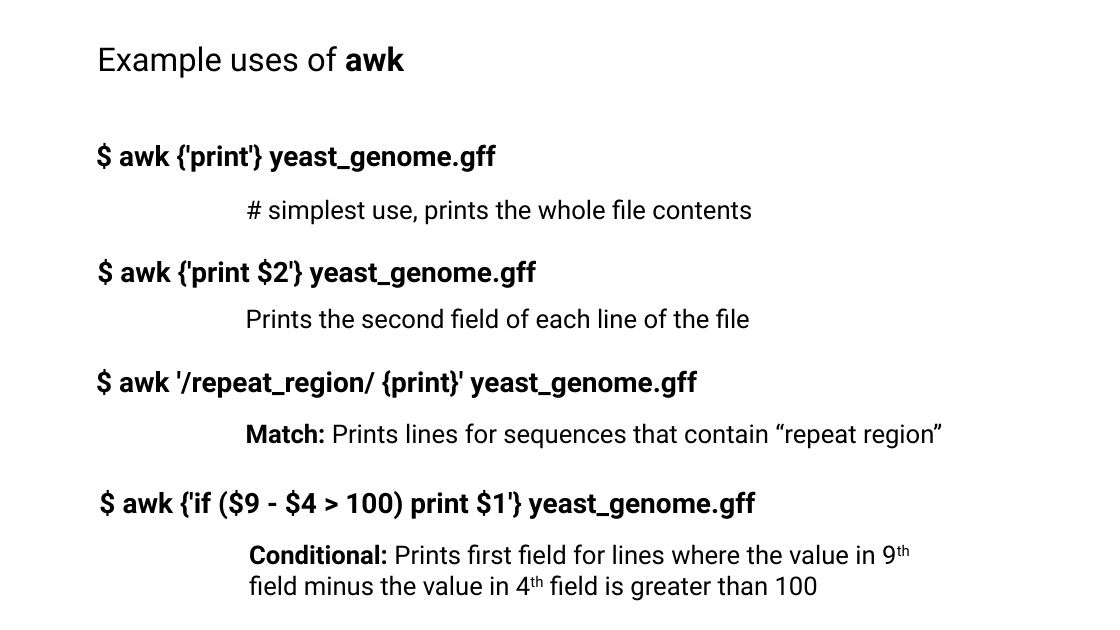
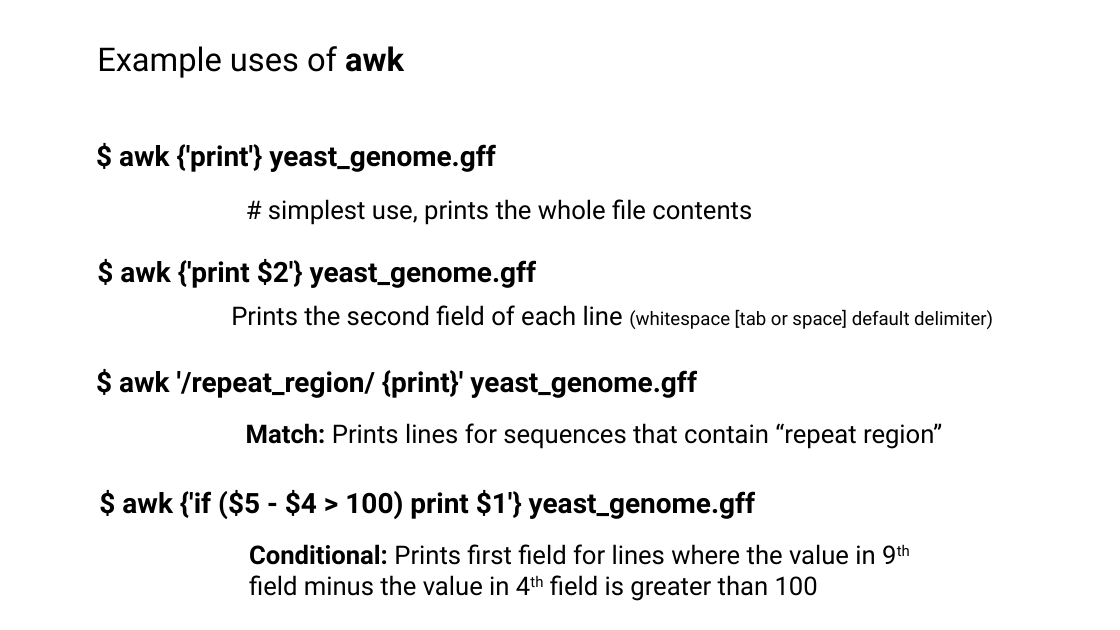
Before and after one commit to tparchman/F25_BIOL792, a slide deck: slide 11 of week4_unixIV/week4.pptx (slide 10 before the commit). Drawn at 1120x630 pixels with LibreOffice and Linux fonts; fonts in the diff are those of the drawing. Boxes give left, top, right and bottom in pixels: in the first picture for what was removed or moved away, otherwise in the second. Text is boxed around its words. In the diff, an @@ line names an element or a change of style, - is before the commit and + after.

```diff
--- a/week4_unixIV/week4.pptx
+++ b/week4_unixIV/week4.pptx
@@ text at box(231, 305, 993, 329): text changed; size 22 to 16 pt @@
-Prints the second field of each line of the file
+Prints the second field of each line (whitespace [tab or space] default delimiter)
@@ text at box(122, 490, 756, 519): text changed @@
-$ awk {'if ($9 - $4 > 100) print $1'} yeast_genome.gff
+$ awk {'if ($5 - $4 > 100) print $1'} yeast_genome.gff
```
Also in this commit, not shown: 7 other slides changed, 1 slide added, 3 slides removed, 5 other files.
